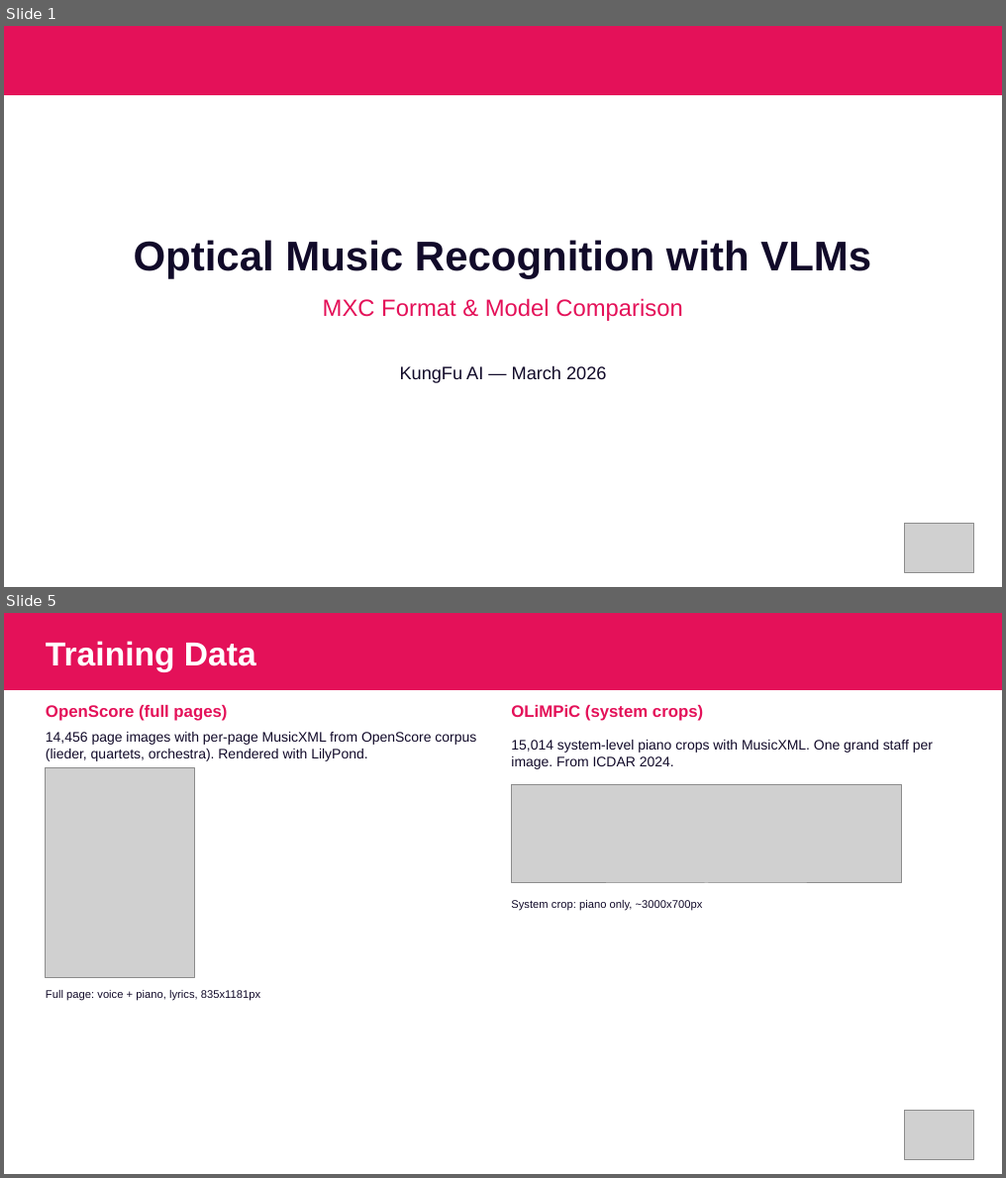
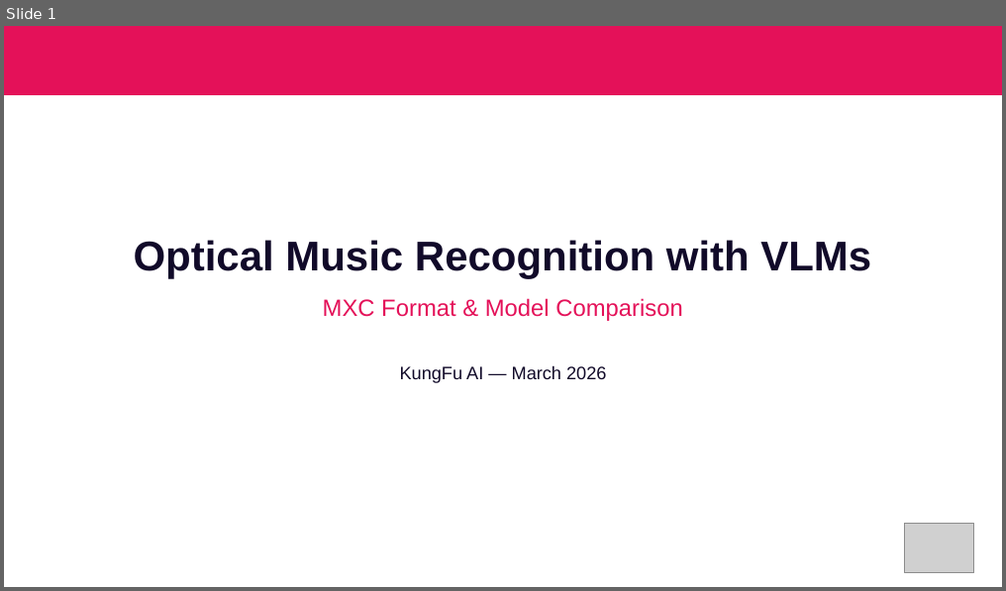
Before and after one commit to kungfuai/CVlization, a slide deck: examples/perception/optical_music_recognition/slides-omr-mxc/omr-mxc-results.pptx. Shown one above the other, each under a label of ours: slides 1 and 5 before the commit, slide 1 after it; the slides between them are not shown. The pictures are 1006x1178 and 1006x591 pixels, drawn with LibreOffice and Linux fonts; fonts in the diff are those of the drawing; grey boxes stand for pictures. Boxes give left, top, right and bottom in pixels: in the first picture for what was removed or moved away, otherwise in the second. Text is boxed around its words. In the diff, an @@ line names an element or a change of style, - is before the commit and + after.

Commit message:
Add 8K context, ablation study, training stability fixes for OMR
- train.py: per-run output dirs, bf16/8-bit quantization options,
  unsloth_train opt-in for grad-accum bug fix, strict_mxc fail-fast,
  warning logging for xml_to_mxc failures, MxcFailureTracker class
- generate.py: Level 6b/7a/7b/7c ablation variants
- 8K context configs for Level 6, 6b, 7, 7a-c (and a stable LR=5e-5
  variant for 6b that recovers from training instability)
- eval_run.py + eval.sh: standalone batch eval pipeline
- Reports split into date-prefixed docs:
  2026-04-01 context length & EOS, 2026-04-08 ablation & instability,
  2026-04-12 current findings
- Slides: omr-mxc-results 12-slide deck

```diff
--- a/examples/perception/optical_music_recognition/slides-omr-mxc/omr-mxc-results.pptx
+++ b/examples/perception/optical_music_recognition/slides-omr-mxc/omr-mxc-results.pptx
@@ slide 5 removed at box(4, 613, 1002, 1174), background #FFFFFF @@
@@ rectangle removed at box(4, 613, 1002, 690) @@
@@ text removed at box(46, 641, 256, 672) @@
-Training Data
@@ text removed at box(46, 705, 227, 721) @@
-OpenScore (full pages)
@@ text removed at box(511, 705, 703, 721) @@
-OLiMPiC (system crops)
@@ text removed at box(46, 732, 476, 761) @@
-14,456 page images with per-page MusicXML from OpenScore corpus (lieder, quartets, orchestra). Rendered with LilyPond.
@@ text removed at box(511, 740, 933, 769) @@
-15,014 system-level piano crops with MusicXML. One grand staff per image. From ICDAR 2024.
@@ picture removed at box(46, 767, 195, 977) @@
@@ picture removed at box(511, 784, 901, 883) @@
@@ text removed at box(511, 900, 703, 910) @@
-System crop: piano only, ~3000x700px
@@ text removed at box(46, 990, 260, 1000) @@
-Full page: voice + piano, lyrics, 835x1181px
@@ picture removed at box(905, 1111, 974, 1160) @@
```
Also in this commit, not shown: 9 slides changed, 6 other slides removed, 31 other files.
